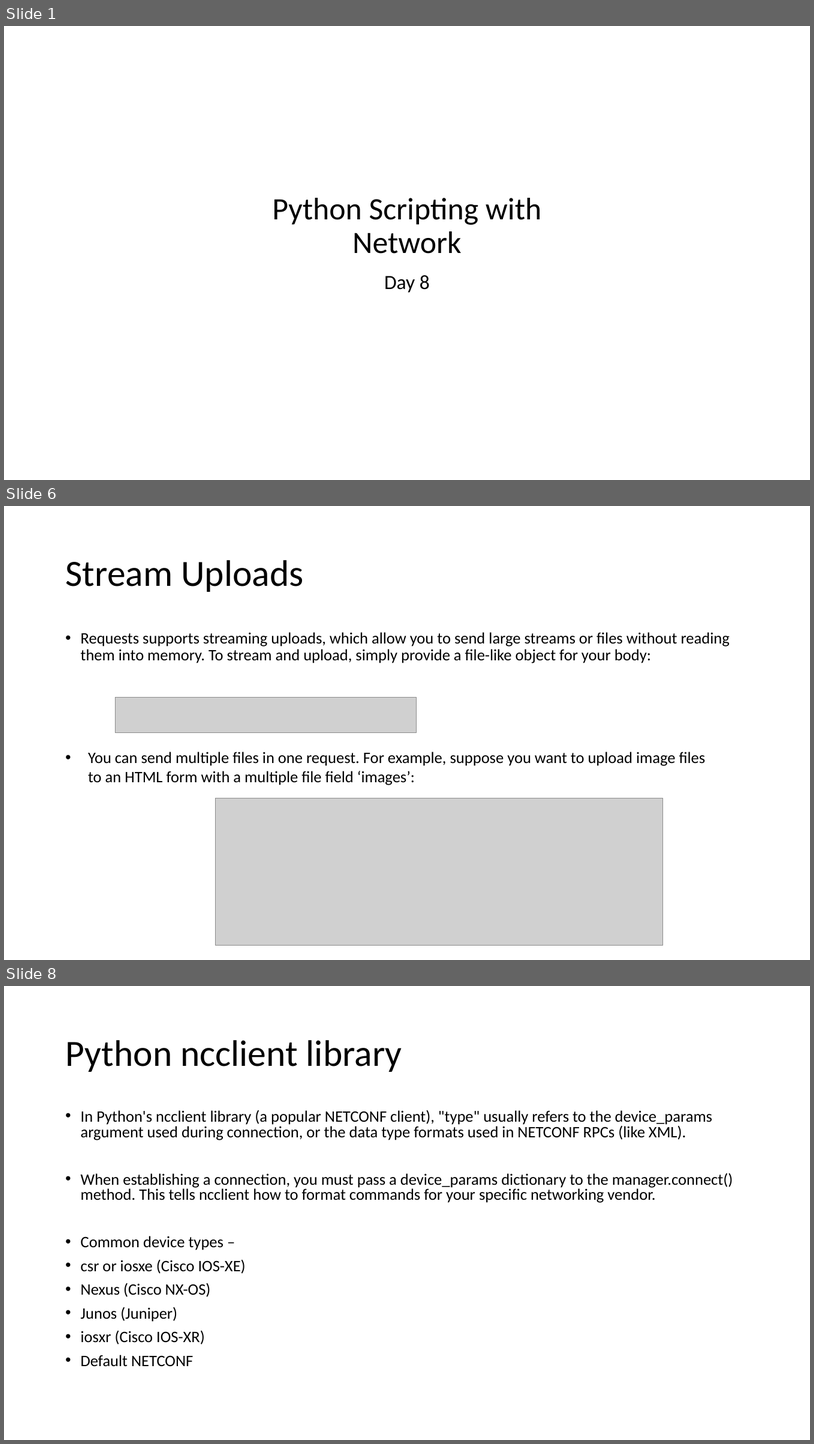
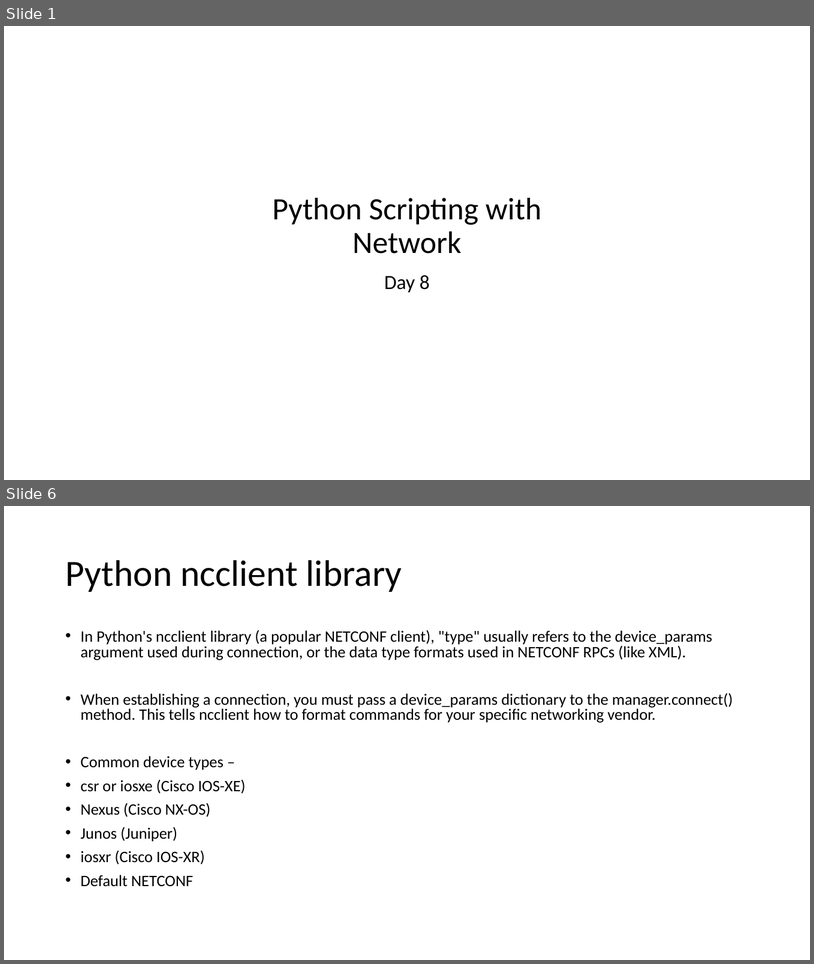
Before and after one commit to imcuteani/Python-Network-Automation, a slide deck: Slides/Day-8/Python Scripting for Networking - Day 8.pptx. Shown one above the other, each under a label of ours: slides 1, 6 and 8 before the commit, slides 1 and 6 after it; the slides between them are not shown. The pictures are 814x1444 and 814x964 pixels, drawn with LibreOffice and Linux fonts; fonts in the diff are those of the drawing; grey boxes stand for pictures; background and template pictures are left out. Boxes give left, top, right and bottom in pixels: in the first picture for what was removed or moved away, otherwise in the second. Text is boxed around its words. In the diff, an @@ line names an element or a change of style, - is before the commit and + after.

```diff
--- a/Slides/Day-8/Python Scripting for Networking - Day 8.pptx
+++ b/Slides/Day-8/Python Scripting for Networking - Day 8.pptx
@@ slide 6 removed at <box>4,506,810,960</box>, background #FFFFFF @@
@@ title removed at <box>65,560,303,592</box> @@
-Stream Uploads
@@ text removed at <box>81,632,730,663</box> @@
-• Requests supports streaming uploads, which allow you to send large streams or files without reading them into memory. To stream and upload, simply provide a file-like object for your body:
@@ picture removed at <box>116,697,417,733</box> @@
@@ text removed at <box>88,751,706,785</box> @@
-• You can send multiple files in one request. For example, suppose you want to upload image files to an HTML form with a multiple file field ‘images’:
@@ picture removed at <box>216,798,663,945</box> @@
@@ what was slide 8 is now slide 6 @@
```
Also in this commit, not shown: 1 slide changed, 3 slides added, 4 other slides removed, 1 other file.
